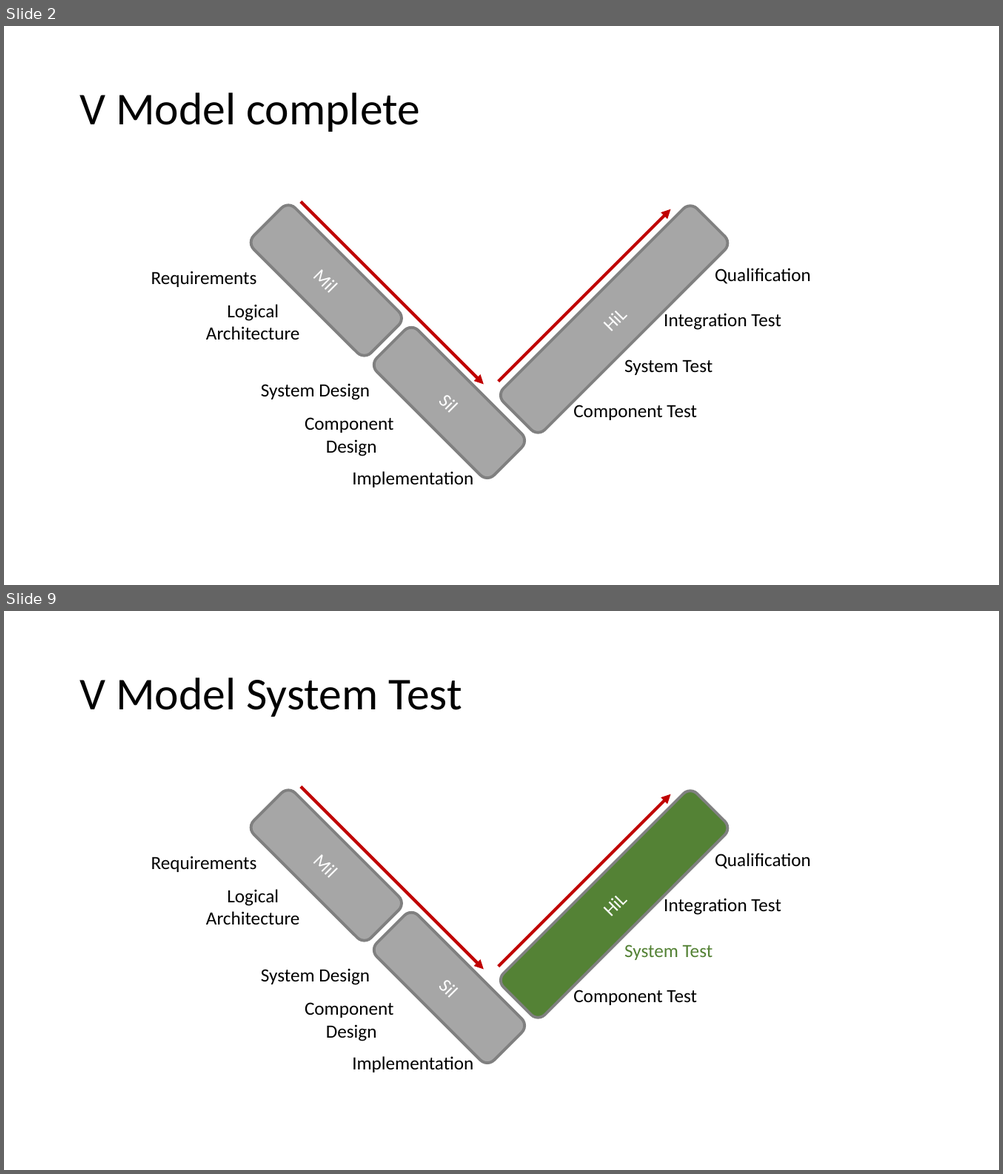
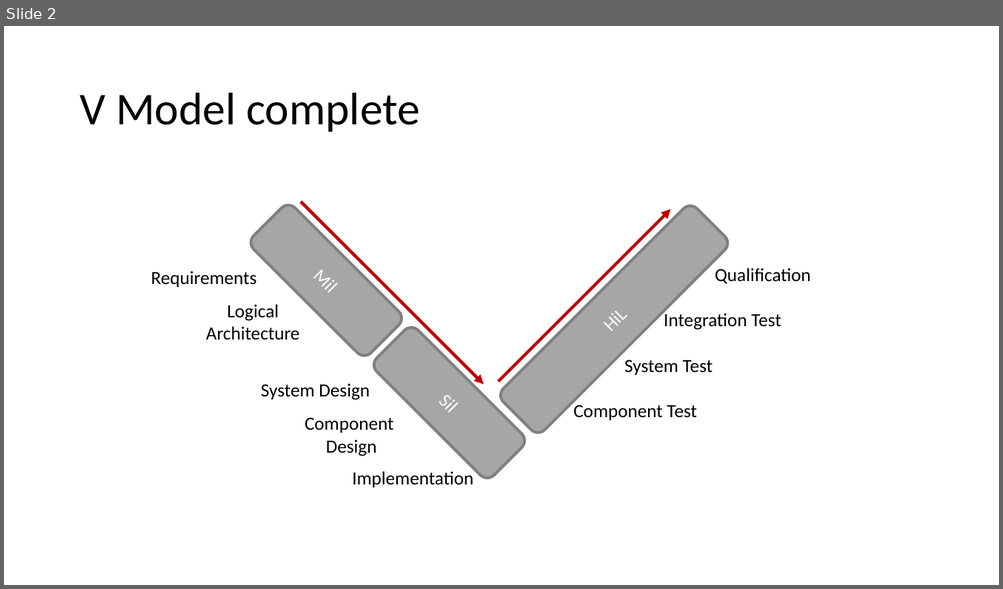
Before and after one commit to lukasschwoerer/MechProjELS, a slide deck: Report/Pictures/Pictures.pptx. Shown one above the other, each under a label of ours: slides 2 and 9 before the commit, slide 2 after it; the slides between them are not shown. The pictures are 1003x1174 and 1003x589 pixels, drawn with LibreOffice and Linux fonts; fonts in the diff are those of the drawing. Boxes give left, top, right and bottom in pixels: in the first picture for what was removed or moved away, otherwise in the second. Text is boxed around its words. In the diff, an @@ line names an element or a change of style, - is before the commit and + after.

```diff
--- a/Report/Pictures/Pictures.pptx
+++ b/Report/Pictures/Pictures.pptx
@@ slide 9 removed at <box>4,611,999,1170</box>, background #FFFFFF @@
@@ title removed at <box>79,678,461,717</box> @@
-V Model System Test
@@ group removed at <box>151,786,811,1073</box>: 9 texts, 3 rounded rectangles, 2 arrows @@
-Mil
-Sil
-HiL
-Requirements
-Logical Architecture
-System Design
-Component
-Design
-Implementation
-Component Test
-System Test
-Integration Test
-Qualification
```
Also in this commit, not shown: 3 slides changed, 2 slides added, 5 other slides removed, 29 other files.
